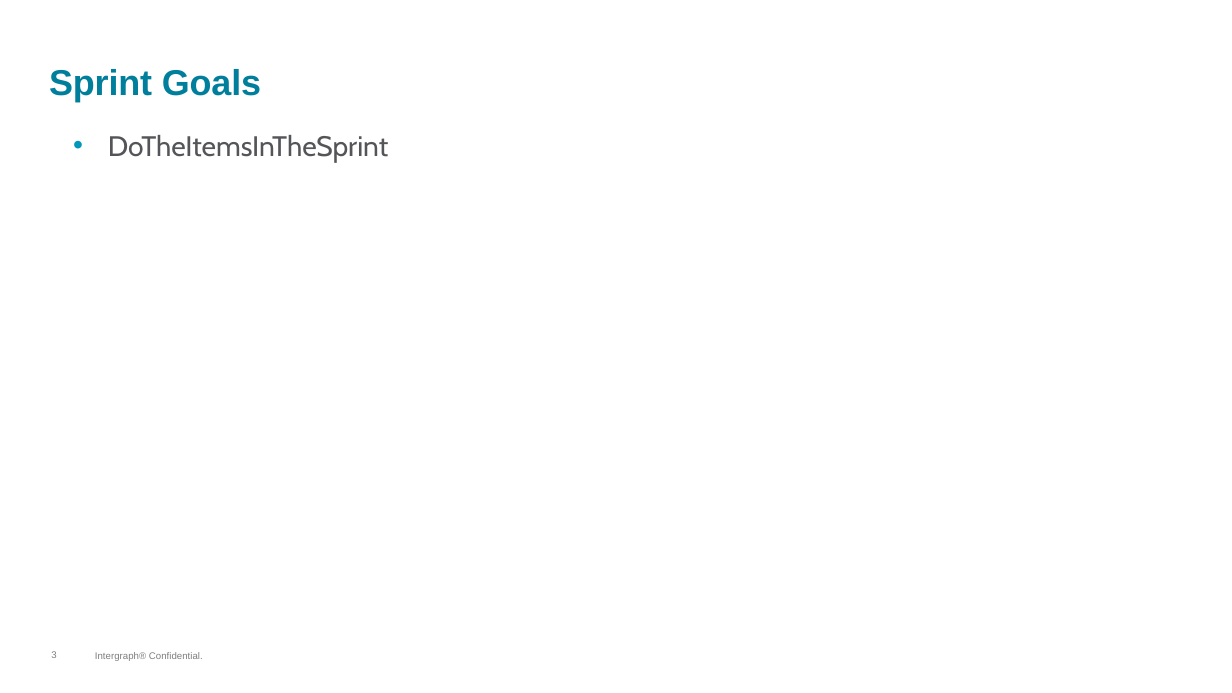
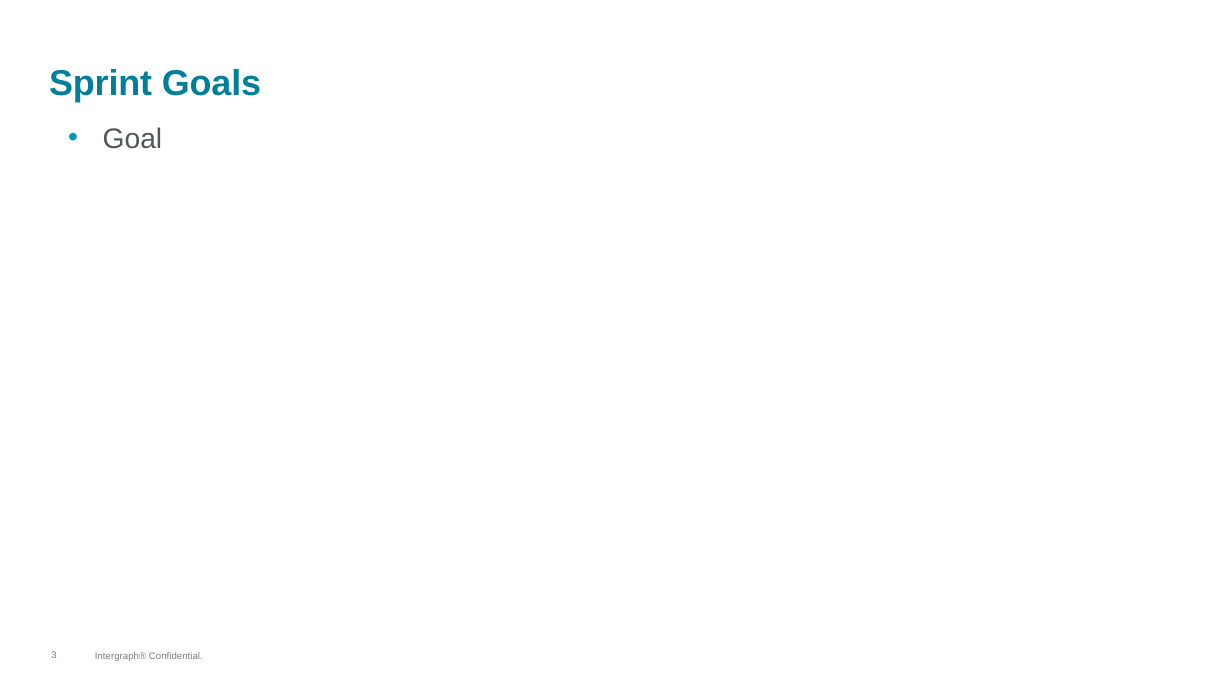
Before and after one commit to Pipecasso/AliasPaul, a slide deck: slide 3 of autosprintreview/Sprint Review Template.pptx. Drawn at 1232x693 pixels with LibreOffice and Linux fonts; fonts in the diff are those of the drawing; background and template pictures are left out. Boxes give left, top, right and bottom in pixels: in the first picture for what was removed or moved away, otherwise in the second. Text is boxed around its words. In the diff, an @@ line names an element or a change of style, - is before the commit and + after.

```diff
--- a/autosprintreview/Sprint Review Template.pptx
+++ b/autosprintreview/Sprint Review Template.pptx
@@ text at (103,127,163,149): text changed; font Cabin to Arial @@
-• DoTheItemsInTheSprint
+• Goal
```
Also in this commit, not shown: 1 other slide changed, 2 other files.
